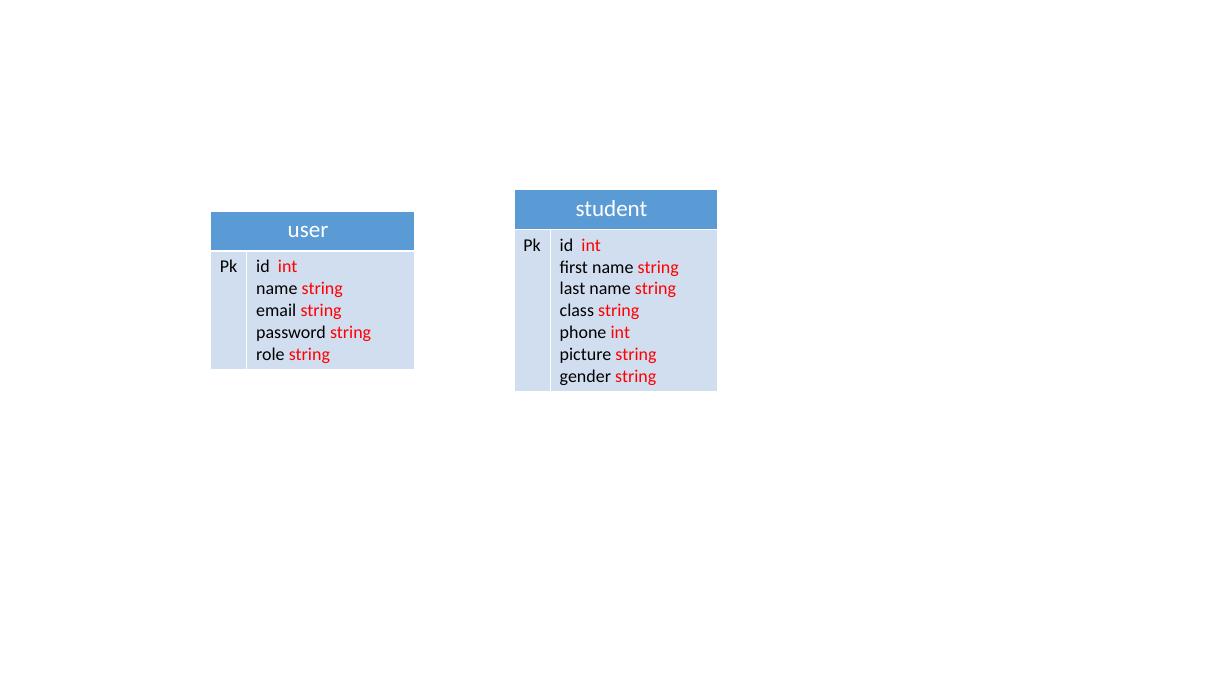
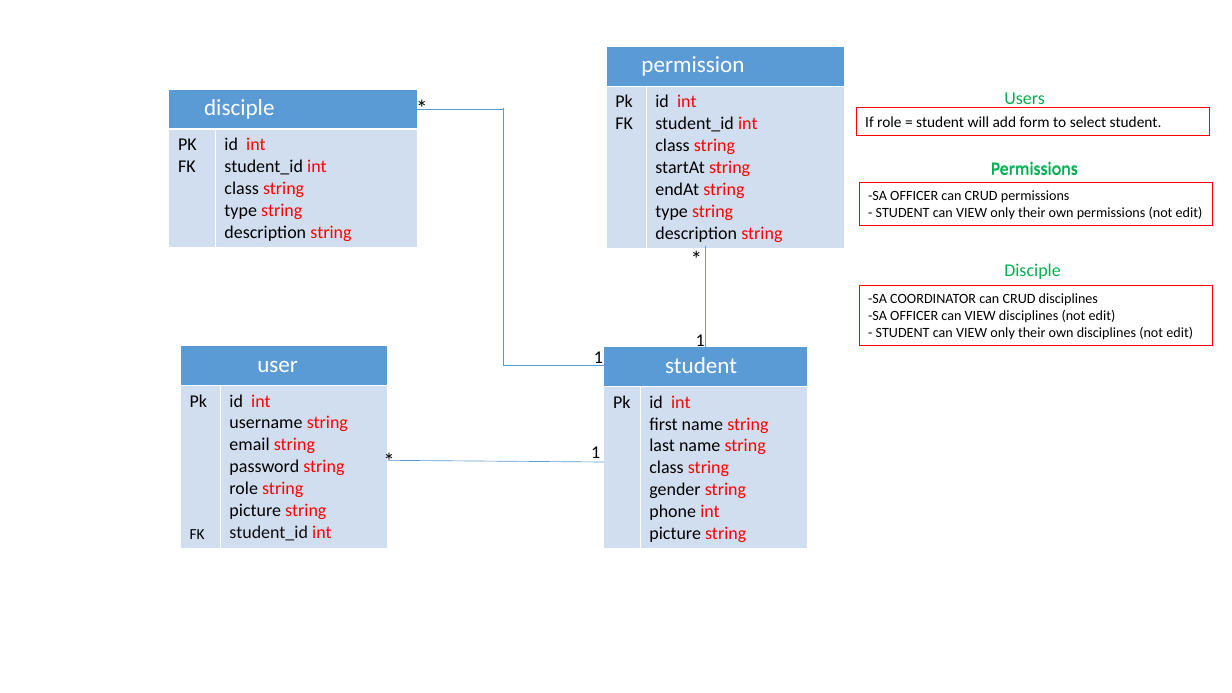
Before and after one commit to pnc-virtual-company/2021-G2-VC2-PART2, a slide deck: slide 2 of document/ER-DIAGRAM.pptx. Drawn at 1232x693 pixels with LibreOffice and Linux fonts; fonts in the diff are those of the drawing. Boxes give left, top, right and bottom in pixels: in the first picture for what was removed or moved away, otherwise in the second. Text is boxed around its words. In the diff, an @@ line names an element or a change of style, - is before the commit and + after.

Commit message:
#22 update ER diagram

```diff
--- a/document/ER-DIAGRAM.pptx
+++ b/document/ER-DIAGRAM.pptx
@@ table added at box(606, 46, 845, 247), 2 rows, 2 columns @@
+permission | 
+Pk / FK | id int / student_id int / class string / startAt string / endAt string / type string / description string
@@ table added at box(169, 89, 418, 246), 2 rows, 2 columns @@
+disciple | 
+PK / FK | id int / student_id int / class string / type string / description string
@@ text added at box(407, 89, 458, 127), 18 pt, text #000000 @@
+*
@@ line added from (416, 109) to (504, 109), #5B9BD5 0.5 pt @@
@@ line added from (504, 108) to (504, 366), #5B9BD5 0.5 pt @@
@@ rectangle added at box(857, 108, 1211, 136), outline #FF0000 0.75 pt, 12 pt, text #000000 @@
+If role = student will add form to select student.
@@ text added at box(1004, 92, 1045, 108), 14 pt, text #00B050 @@
+Users
@@ text added at box(991, 161, 1078, 175), 14 pt, text #00B050 @@
+Permissions
@@ rectangle added at box(860, 182, 1214, 226), outline #FF0000 0.75 pt, 11 pt, text #000000 @@
+-SA OFFICER can CRUD permissions
+- STUDENT can VIEW only their own permissions (not edit)
@@ text added at box(1001, 190, 1070, 203), 14 pt, text #00B050 @@
+Permissions
@@ text added at box(682, 240, 734, 278), 18 pt, text #000000 @@
+*
@@ line added from (706, 246) to (706, 347), #5B9BD5 0.5 pt @@
@@ text added at box(1004, 263, 1060, 279), 14 pt, text #00B050 @@
+Disciple
@@ rectangle added at box(860, 286, 1214, 347), outline #FF0000 0.75 pt, 11 pt, text #000000 @@
+-SA COORDINATOR can CRUD disciplines
+-SA OFFICER can VIEW disciplines (not edit)
+- STUDENT can VIEW only their own disciplines (not edit)
@@ table at box(180, 346, 387, 546) @@
-row 2, column 1: Pk
+row 2, column 1: Pk / FK
-row 2, column 2: id int / name string / email string / password string / role string
+row 2, column 2: id int / username string / email string / password string / role string / picture string / student_id int
@@ table: place and size @@
-table at box(211, 211, 414, 368)
+table at box(180, 346, 387, 546)
@@ text added at box(594, 351, 603, 366), 14 pt, text #000000 @@
+1
@@ table at box(604, 347, 808, 547) @@
-row 2, column 2: id int / first name string / last name string / class string / phone int / picture string / gender string
+row 2, column 2: id int / first name string / last name string / class string / gender string / phone int / picture string
@@ table: place and size @@
-table at box(514, 189, 717, 390)
+table at box(604, 347, 808, 547)
@@ text added at box(696, 334, 705, 352), 14 pt, text #000000 @@
+1
@@ line added from (504, 366) to (606, 366), #5B9BD5 0.5 pt @@
@@ text added at box(374, 442, 426, 480), 18 pt, text #000000 @@
+*
@@ text added at box(591, 446, 600, 463), 14 pt, text #000000 @@
+1
@@ line added from (388, 460) to (604, 462), #5B9BD5 0.5 pt @@
```
